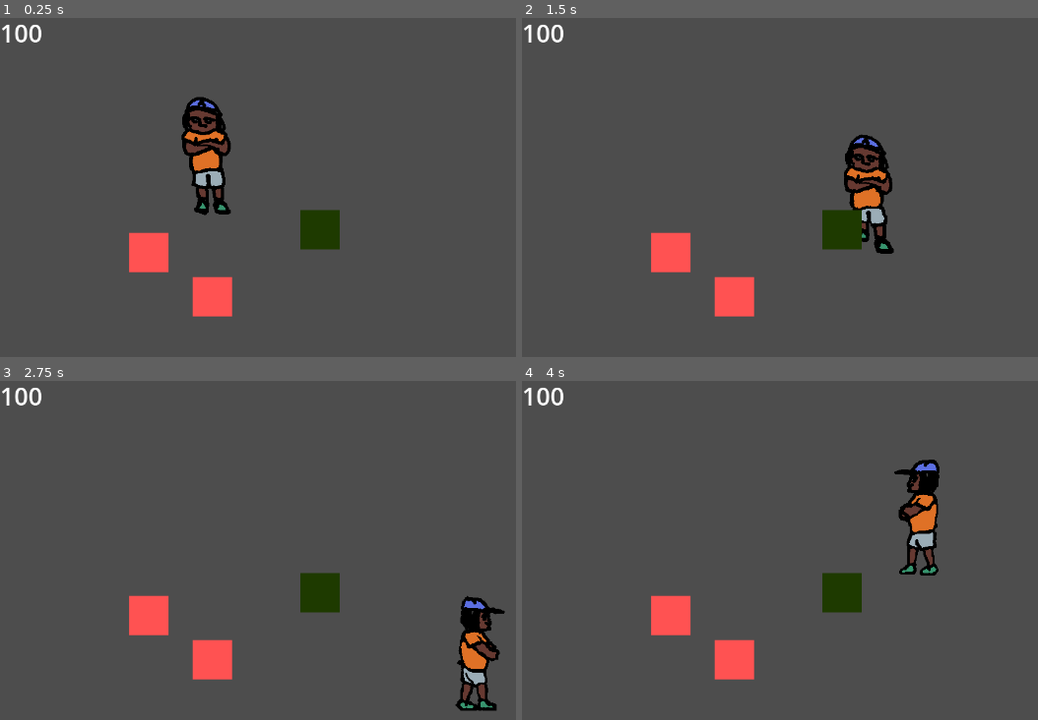
Above: before the commit, frames 1-4 (two rows, left to right).
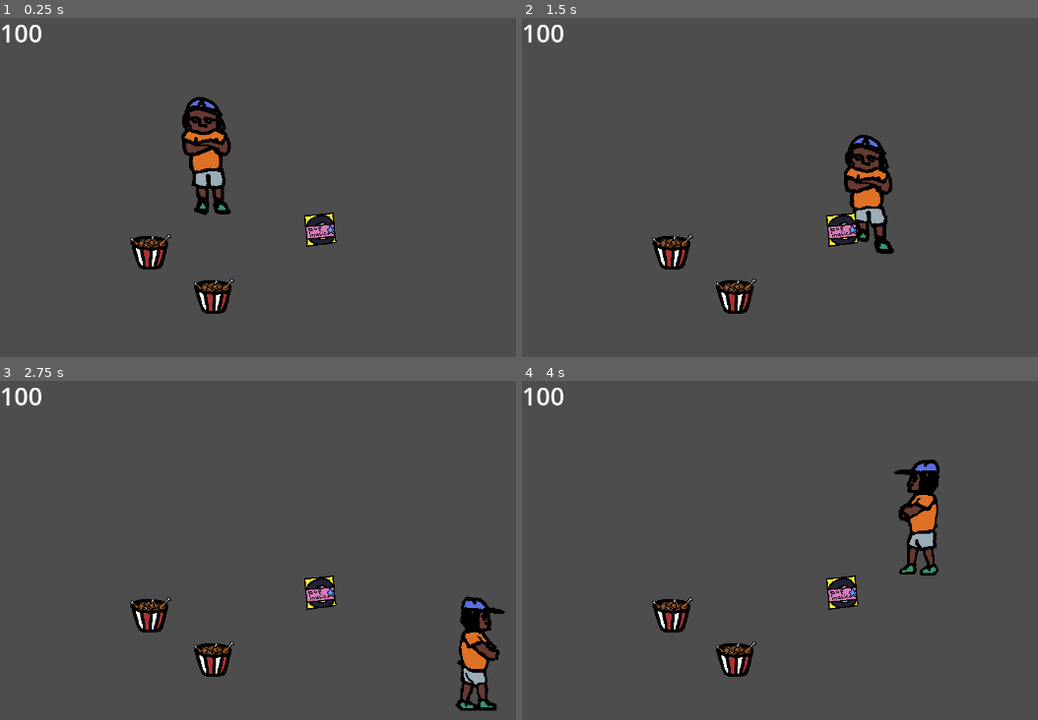
Above: after the commit, the same moments.

Repository: vadossso3/game
Game: Godot game, scene res://scenes/main.tscn
Same seed, same stepped clock (60 frames per second), same inputs: the game is played once before the commit and once after it.
Inputs:
- Up to frame 1 (0.25 s): no input
- Up to frame 2 (1.5 s): hold Right (move_right) 0.53-1.28 s; hold Down (move_down) from 1.28 s (still down)
- Up to frame 3 (2.75 s): release Down (move_down) at 2.03 s; hold Right (move_right) from 2.03 s (still down)
- Up to frame 4 (4 s): release Right (move_right) at 2.78 s; hold Up (move_up) 2.78-3.53 s; hold Left (move_left) from 3.53 s (still down)

The runs differ from the first frame. In frame 1, 2.7% of the frame differs, in the area x 25-66%, y 56-89%; in frame 2, 2.7%; in frame 3, 2.7%; in frame 4, 2.7%.

Commit message:
added items (chicken, beer, pop-music)

Diff:
--- a/scenes/environment/potions/healthPotion.tscn
+++ b/scenes/environment/potions/healthPotion.tscn
@@ -1,19 +1,30 @@
-[gd_scene load_steps=4 format=3 uid="uid://1hhosigtpgfu"]
+[gd_scene load_steps=5 format=3 uid="uid://1hhosigtpgfu"]
 
-[sub_resource type="Gradient" id="Gradient_xh81b"]
-colors = PackedColorArray(1, 1, 1, 1, 1, 1, 1, 1)
-
-[sub_resource type="GradientTexture2D" id="GradientTexture2D_acp47"]
-gradient = SubResource("Gradient_xh81b")
+[ext_resource type="Texture2D" uid="uid://c74xawimjkuaq" path="res://assets/items.png" id="1_crmv3"]
 
 [sub_resource type="RectangleShape2D" id="RectangleShape2D_a1lg2"]
-size = Vector2(64, 64)
+size = Vector2(48, 50)
+
+[sub_resource type="AtlasTexture" id="AtlasTexture_68l18"]
+atlas = ExtResource("1_crmv3")
+region = Rect2(0, 0, 128, 128)
+
+[sub_resource type="SpriteFrames" id="SpriteFrames_svuwf"]
+animations = [{
+"frames": [{
+"duration": 1.0,
+"texture": SubResource("AtlasTexture_68l18")
+}],
+"loop": true,
+"name": &"default",
+"speed": 5.0
+}]
 
 [node name="HealthPotion" type="Area2D" groups=["healthPotion"]]
 
-[node name="Sprite2D" type="Sprite2D" parent="."]
-modulate = Color(1, 0.32, 0.32, 1)
-texture = SubResource("GradientTexture2D_acp47")
+[node name="CollisionShape2D" type="CollisionShape2D" parent="."]
+position = Vector2(1, 0)
+shape = SubResource("RectangleShape2D_a1lg2")
 
-[node name="CollisionShape2D" type="CollisionShape2D" parent="."]
-shape = SubResource("RectangleShape2D_a1lg2")
+[node name="AnimatedSprite2D" type="AnimatedSprite2D" parent="."]
+sprite_frames = SubResource("SpriteFrames_svuwf")
--- a/scenes/environment/potions/posionPotion.tscn
+++ b/scenes/environment/potions/posionPotion.tscn
@@ -1,19 +1,31 @@
-[gd_scene load_steps=4 format=3 uid="uid://c2er2u8a3td4p"]
+[gd_scene load_steps=5 format=3 uid="uid://c2er2u8a3td4p"]
 
-[sub_resource type="Gradient" id="Gradient_xh81b"]
-colors = PackedColorArray(1, 1, 1, 1, 1, 1, 1, 1)
-
-[sub_resource type="GradientTexture2D" id="GradientTexture2D_acp47"]
-gradient = SubResource("Gradient_xh81b")
+[ext_resource type="Texture2D" uid="uid://c74xawimjkuaq" path="res://assets/items.png" id="1_kutkh"]
 
 [sub_resource type="RectangleShape2D" id="RectangleShape2D_a1lg2"]
-size = Vector2(64, 64)
+size = Vector2(47, 44)
+
+[sub_resource type="AtlasTexture" id="AtlasTexture_4vog4"]
+atlas = ExtResource("1_kutkh")
+region = Rect2(256, 0, 128, 128)
+
+[sub_resource type="SpriteFrames" id="SpriteFrames_7mlcs"]
+animations = [{
+"frames": [{
+"duration": 1.0,
+"texture": SubResource("AtlasTexture_4vog4")
+}],
+"loop": true,
+"name": &"default",
+"speed": 5.0
+}]
 
 [node name="PosionPotion" type="Area2D" groups=["posionPotion"]]
 
-[node name="Sprite2D" type="Sprite2D" parent="."]
-modulate = Color(0.119845, 0.229069, 0, 1)
-texture = SubResource("GradientTexture2D_acp47")
+[node name="CollisionShape2D" type="CollisionShape2D" parent="."]
+position = Vector2(0.5, 0)
+shape = SubResource("RectangleShape2D_a1lg2")
 
-[node name="CollisionShape2D" type="CollisionShape2D" parent="."]
-shape = SubResource("RectangleShape2D_a1lg2")
+[node name="AnimatedSprite2D" type="AnimatedSprite2D" parent="."]
+position = Vector2(-4, 1)
+sprite_frames = SubResource("SpriteFrames_7mlcs")
Binary file added: assets/items.png
Not shown, added: assets/items.png.import
